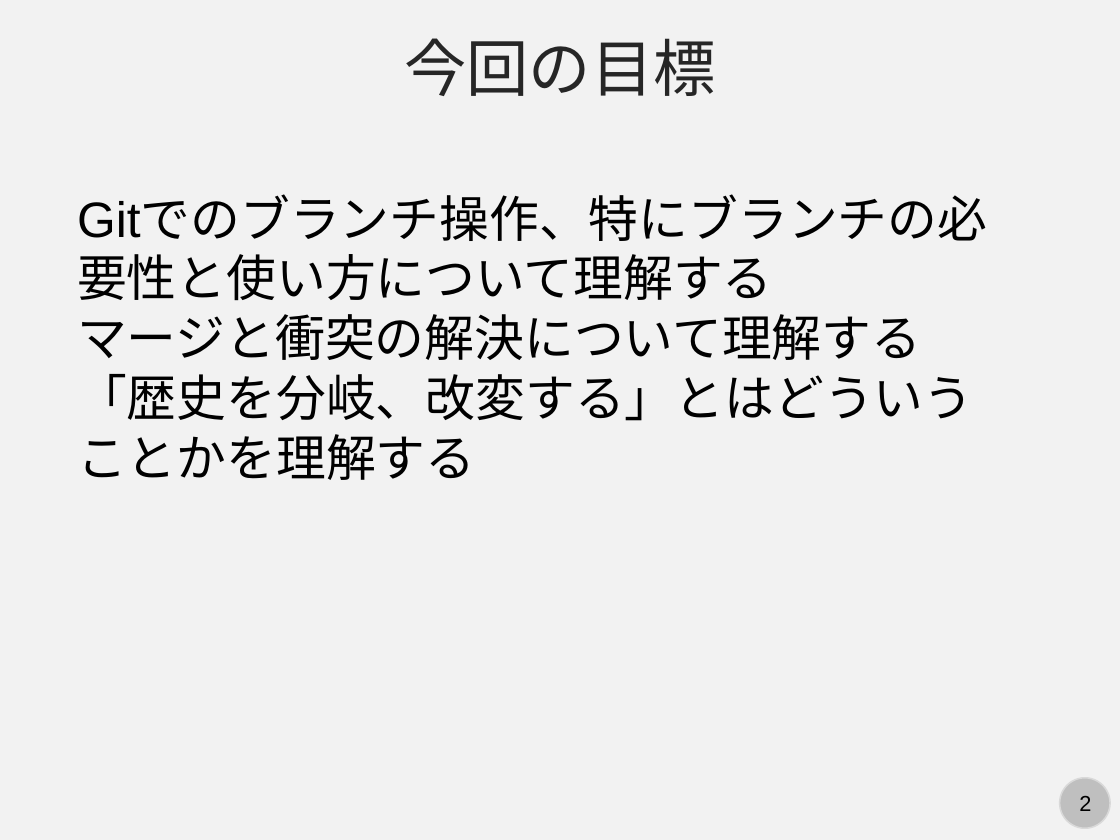
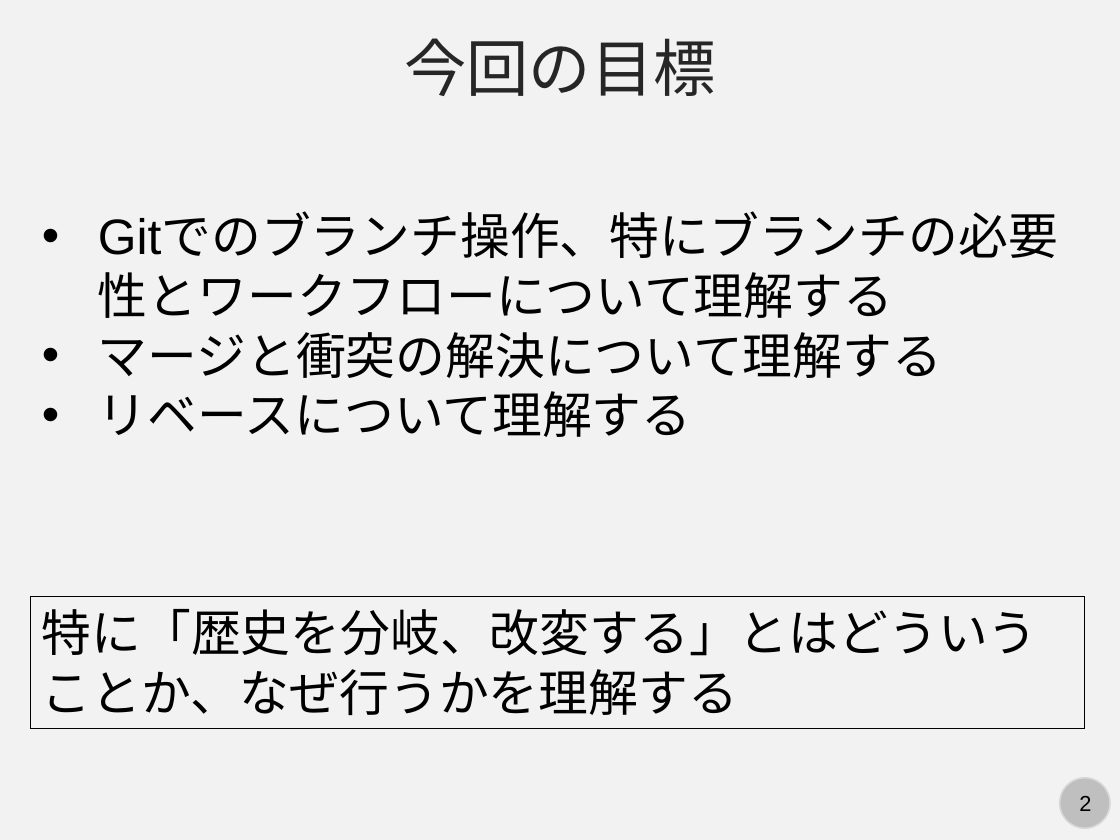
Before and after one commit to kaityo256/github, a slide deck: slide 2 of branch/fig/slide.pptx. Drawn at 1120x840 pixels with LibreOffice and Linux fonts; fonts in the diff are those of the drawing. Boxes give left, top, right and bottom in pixels: in the first picture for what was removed or moved away, otherwise in the second. Text is boxed around its words. In the diff, an @@ line names an element or a change of style, - is before the commit and + after.

Commit message:
ブランチ操作のスライド作り終わった

```diff
--- a/branch/fig/slide.pptx
+++ b/branch/fig/slide.pptx
@@ text "Gitでのブランチ操作、特にブランチの必要性とワークフローについて理解する": place and size @@
-text "Gitでのブランチ操作、特にブランチの必要性とワークフローについて理解する" at <box>77,197,987,480</box>
+text "Gitでのブランチ操作、特にブランチの必要性とワークフローについて理解する" at <box>98,215,1058,437</box>
@@ text at <box>98,215,1058,318</box>: text changed @@
-Gitでのブランチ操作、特にブランチの必要性と使い方について理解する
+• Gitでのブランチ操作、特にブランチの必要性とワークフローについて理解する
@@ text at <box>98,332,942,378</box>: bullet none to • @@
@@ text at <box>98,391,692,437</box>: text changed @@
-「歴史を分岐、改変する」とはどういうことかを理解する
+• リベースについて理解する
@@ rectangle added at <box>31,596,1085,728</box>, outline #000000 0.75 pt, 32 pt, text #000000 @@
+特に「歴史を分岐、改変する」とはどういうことか、なぜ行うかを理解する
```
Also in this commit, not shown: 2 other slides changed, 18 slides added, 1 other file.
